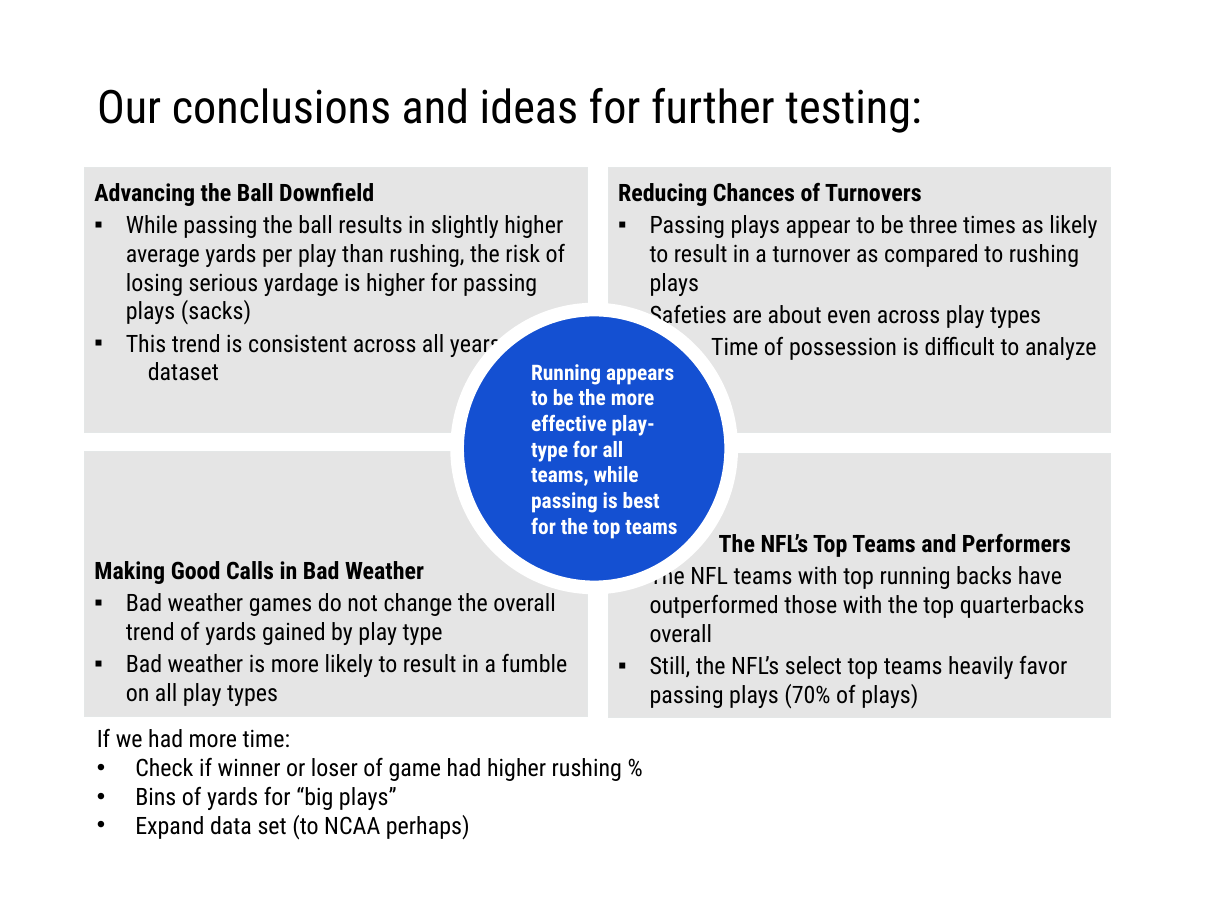
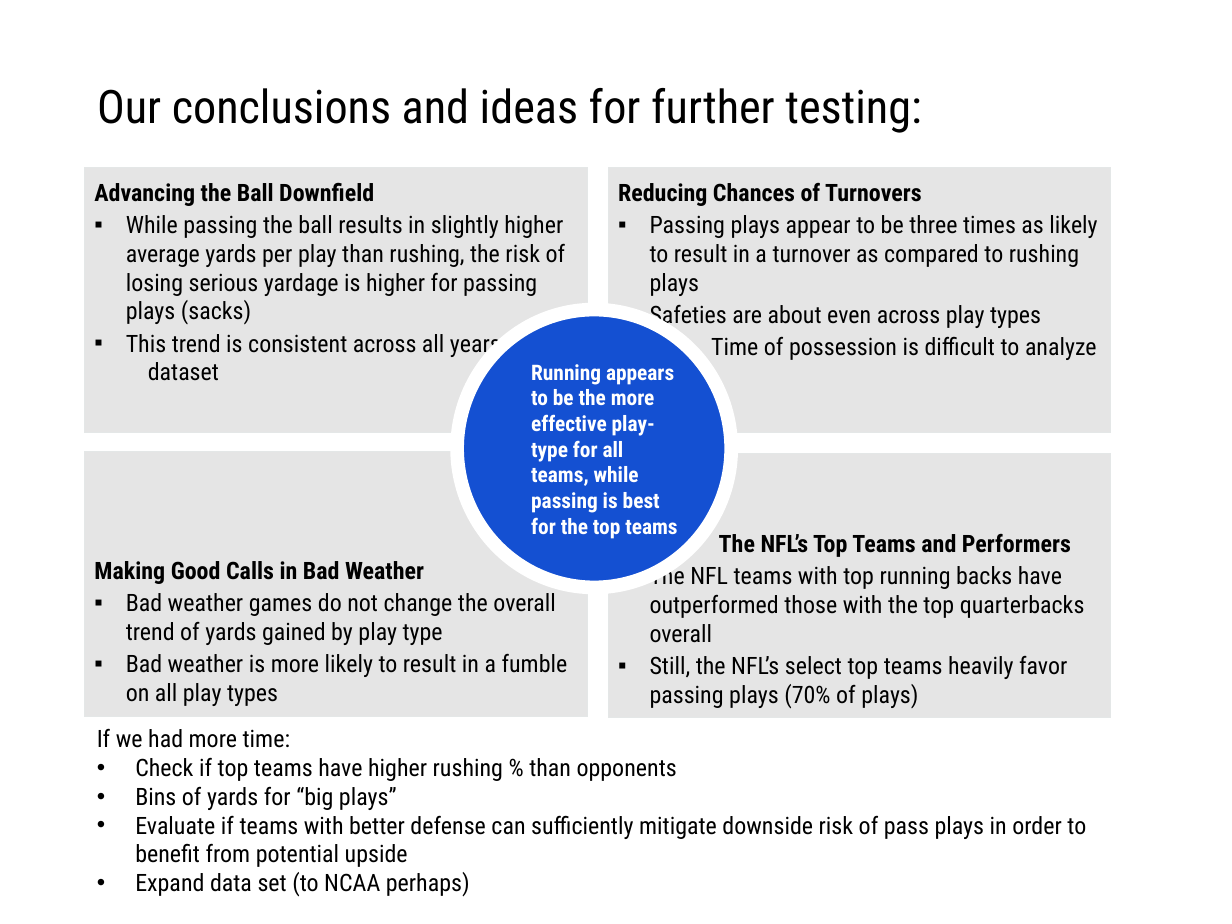
Before and after one commit to gtdataproj1group3org/GTDataProject1Group3, a slide deck: slide 14 of results/Group3_ProjectDeck_v3.pptx. Drawn at 1232x924 pixels with LibreOffice and Linux fonts; fonts in the diff are those of the drawing; background and template pictures are left out. Boxes give left, top, right and bottom in pixels: in the first picture for what was removed or moved away, otherwise in the second. Text is boxed around its words. In the diff, an @@ line names an element or a change of style, - is before the commit and + after.

Commit message:
adding deck

```diff
--- a/results/Group3_ProjectDeck_v3.pptx
+++ b/results/Group3_ProjectDeck_v3.pptx
@@ text at box(135, 757, 677, 781): text changed @@
-• Check if winner or loser of game had higher rushing %
+• Check if top teams have higher rushing % than opponents
@@ text at box(135, 815, 1086, 867): paragraph added @@
+• Evaluate if teams with better defense can sufficiently mitigate downside risk of pass plays in order to benefit from potential upside
```
